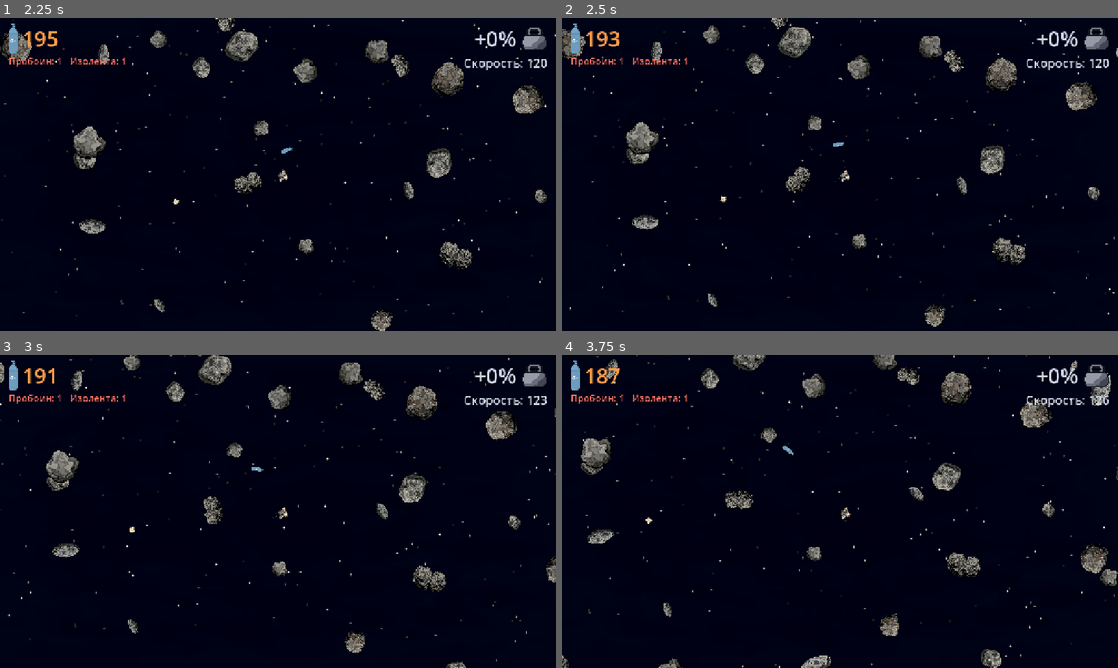
Above: before the commit, frames 1-4 (two rows, left to right).
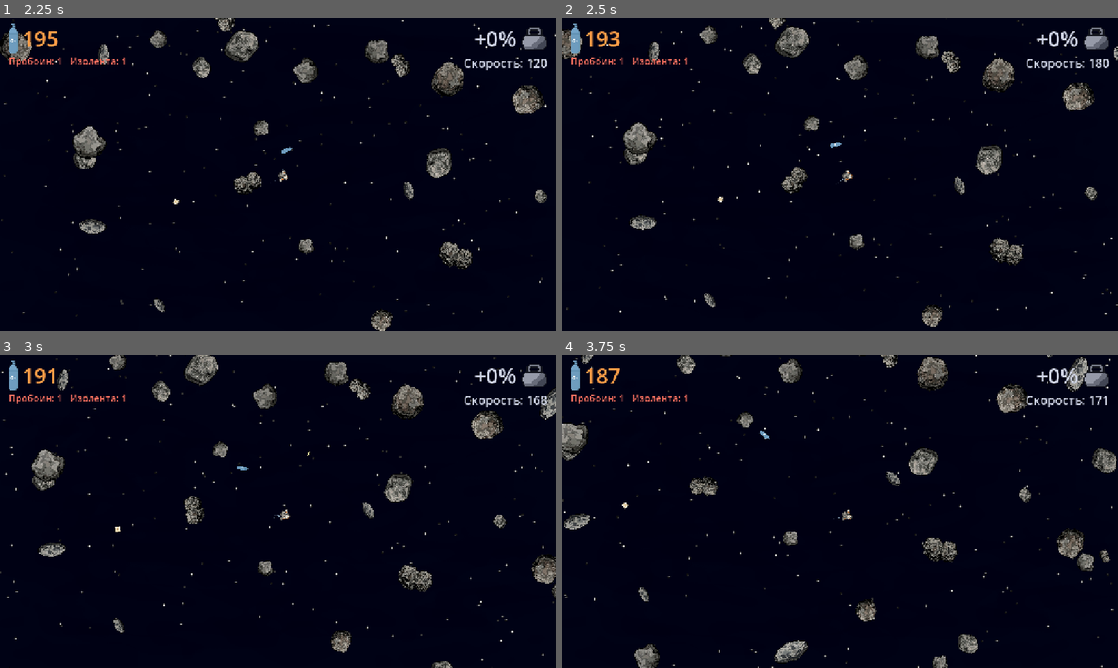
Above: after the commit, the same moments.

Repository: xOnelinx/-space_scrapheap
Game: Godot game, scene res://scenes/main.tscn
Two runs of this game, one before a commit and one after it. Both use one fixed random seed, a clock stepped at 60 frames per second and the inputs below.
Inputs (mouse positions are in pixels of both pictures, inside the frame that each line leads up to):
- Up to frame 1 (2.25 s): click "Начать игру" at 0.5 s; move the mouse to (400, 158) at 1.27 s; hold D (move_right) 1.28-2.03 s; hold Right mouse button (aim) 1.28-2.03 s; click (400, 158) at 1.55 s; move the mouse to (166, 190) at 2.02 s; hold S (move_down) from 2.03 s (still down); click (166, 190) at 2.1 s
- Up to frame 2 (2.5 s): keep holding S (move_down); tap R (shoot, bound only after the commit) at 2.3 s
- Up to frame 3 (3 s): move the mouse to (333, 442) at 2.77 s; release S (move_down) at 2.78 s; hold D (move_right) from 2.78 s (still down); hold R (shoot, bound only after the commit) from 2.78 s (still down)
- Up to frame 4 (3.75 s): right-click (895, 442) at 3.05 s; move the mouse to (812, 574) at 3.52 s; release D (move_right) at 3.53 s; release R (shoot, bound only after the commit) at 3.53 s; hold W (move_up) from 3.53 s (still down); right-click (812, 574) at 3.6 s

Frame 1 is identical in both runs. In frame 2, 4.6% of the frame differs, in the area x 0-100%, y 0-99%; in frame 3, 8.1%; in frame 4, 10%, in the area x 0-100%, y 0-100%.

Commit message:
Пушка на R: отдача назад, попадание толкает и крутит
Co-authored-by: Cursor <cursoragent@cursor.com>

Diff:
--- a/godot/project.godot
+++ b/godot/project.godot
@@ -65,6 +65,11 @@
 "events": [Object(InputEventKey,"resource_local_to_scene":false,"resource_name":"","device":-1,"window_id":0,"alt_press …(190 unchanged characters)…
 ]
 }
+shoot={
+"deadzone": 0.5,
+"events": [Object(InputEventKey,"resource_local_to_scene":false,"resource_name":"","device":-1,"window_id":0,"alt_pressed":false,"shift_pressed":false,"ctrl_pressed":false,"meta_pressed":false,"pressed":false,"keycode":0,"physical_keycode":82,"key_label":0,"unicode":0,"location":0,"echo":false,"script":null)
+]
+}
 move_left={
 "deadzone": 0.5,
 "events": [Object(InputEventKey,"resource_local_to_scene":false,"resource_name":"","device":-1,"window_id":0,"alt_press …(190 unchanged characters)…
--- /dev/null
+++ b/godot/scripts/gun.gd
@@ -0,0 +1,106 @@
+class_name Gun
+extends RefCounted
+
+## Пушка. Выстрел толкает стрелка назад и не впивается. Попадание делит импульс на ход и спин.
+
+const MUZZLE_SPEED := 780.0
+const RECOIL_SPEED := 64.0
+const RANGE := 960.0
+const SPARK_LIFE := 0.16
+
+var rounds: Array[Round] = []
+var sparks: Array[Spark] = []
+
+
+# shortcut: патроны бесконечные, когда пушка будет находкой — конечный запас
+func shoot(host: Wanderer, direction: Vector2) -> void:
+	if direction.length_squared() <= 0.01:
+		return
+	var aim := direction.normalized()
+	var stand: Node2D = host.dock.body if host.dock.docked and not host.dock.inside else null
+	_recoil(host, aim)
+	var round := Round.new()
+	round.pos = host.global_position
+	## Скорость в мире, как у болта гарпуна: собственный ход стрелка в пулю не входит.
+	round.vel = aim * MUZZLE_SPEED
+	round.ignore = stand
+	rounds.append(round)
+
+
+func integrate(host: Wanderer, delta: float) -> void:
+	for i in range(sparks.size() - 1, -1, -1):
+		sparks[i].life -= delta
+		if sparks[i].life <= 0.0:
+			sparks.remove_at(i)
+	for i in range(rounds.size() - 1, -1, -1):
+		if _fly(host, rounds[i], delta):
+			rounds.remove_at(i)
+
+
+func _recoil(host: Wanderer, aim: Vector2) -> void:
+	## С опоры отдача делится и отпускает ноги, как выстрел гарпуна.
+	var back := -aim * RECOIL_SPEED
+	var stood := host.dock.body
+	if host.dock.docked and not host.dock.inside and Body.is_body(stood):
+		var share := SpaceRock.push_share(host.get_mass(), Body.mass(stood))
+		host.velocity = Body.velocity_at(stood, host.global_position) + back * share
+		host.add_body_impulse(stood, -back * host.get_mass() * share, host.global_position)
+		host.undock()
+		return
+	host.add_impulse(back * host.get_mass())
+
+
+func _fly(host: Wanderer, round: Round, delta: float) -> bool:
+	var step := round.vel * delta
+	var dist := step.length()
+	if dist <= 0.001:
+		return true
+	var dir := round.vel.normalized()
+	var room := RANGE - round.flown
+	if room <= 0.0:
+		return true
+	dist = minf(dist, room)
+	var rock := Bodies.along_ray(host.get_tree(), round.pos, dir, dist, round.ignore, true)
+	round.flown += dist
+	if rock != null:
+		var hit_t := Body.ray_distance(rock, round.pos, dir)
+		_strike(host, rock, round.pos + dir * hit_t, dir)
+		return true
+	round.pos += dir * dist
+	return round.flown >= RANGE
+
+
+func _strike(host: Wanderer, rock: Node2D, world_point: Vector2, dir: Vector2) -> void:
+	var spark := Spark.new()
+	spark.at = world_point
+	spark.life = SPARK_LIFE
+	sparks.append(spark)
+	## Импульс в центр: спин пишется отдельно, иначе плечо посчитается дважды.
+	var tip_mass := Wanderer.MASS * RECOIL_SPEED / MUZZLE_SPEED
+	var mass := Body.mass(rock)
+	var rel := (dir * MUZZLE_SPEED - Body.velocity_at(rock, world_point)).dot(dir)
+	if rel <= 0.0 or tip_mass <= 0.0 or mass <= 0.0:
+		return
+	var radius := maxf(Body.hit_radius(rock), 1.0)
+	var lever := world_point - rock.global_position
+	var cross := lever.x * dir.y - lever.y * dir.x
+	var glance := clampf(absf(cross) / radius, 0.0, 1.0)
+	var motion := lerpf(1.0, 0.5, glance)
+	var impulse := rel / ((1.0 / tip_mass) + (1.0 / mass))
+	host.add_body_impulse(rock, dir * motion * impulse, rock.global_position)
+	var inertia := Body.inertia(rock)
+	if inertia <= 0.0 or glance <= 0.0:
+		return
+	rock.set("spin", float(rock.get("spin")) + cross * (1.0 - motion) * impulse / inertia)
+
+
+class Round extends RefCounted:
+	var pos := Vector2.ZERO
+	var vel := Vector2.ZERO
+	var flown := 0.0
+	var ignore: Node2D = null
+
+
+class Spark extends RefCounted:
+	var at := Vector2.ZERO
+	var life := 0.0
--- /dev/null
+++ b/godot/scripts/gun_tool.gd
@@ -0,0 +1,16 @@
+class_name GunTool
+extends Node
+
+## R стреляет к курсору. Один выстрел на нажатие.
+
+
+func _unhandled_input(event: InputEvent) -> void:
+	if event.is_echo() or not event.is_action_pressed(&"shoot"):
+		return
+	var host := get_parent() as Wanderer
+	if host == null or not host.accepts_input():
+		return
+	host.fire_gun()
+	var viewport := get_viewport()
+	if viewport != null:
+		viewport.set_input_as_handled()
--- /dev/null
+++ b/godot/scripts/gun_view.gd
@@ -0,0 +1,34 @@
+class_name GunView
+extends Node2D
+
+## Короткий след пули и искра попадания.
+
+
+var _gun: Gun
+
+
+func _ready() -> void:
+	z_index = 2
+	z_as_relative = true
+
+
+func show_gun(gun: Gun) -> void:
+	_gun = gun
+	queue_redraw()
+
+
+func _draw() -> void:
+	if _gun == null:
+		return
+	for round in _gun.rounds:
+		if round.vel.length_squared() < 1.0:
+			continue
+		var at := to_local(round.pos)
+		var tail := to_local(round.pos - round.vel.normalized() * 12.0)
+		draw_line(tail, at, Color(1.0, 0.94, 0.62), 2.0, false)
+	for spark in _gun.sparks:
+		var fade := clampf(spark.life / Gun.SPARK_LIFE, 0.0, 1.0)
+		var at := to_local(spark.at)
+		var color := Color(1.0, 0.62, 0.2, fade)
+		draw_line(at + Vector2(-3, 0), at + Vector2(3, 0), color, 1.0, false)
+		draw_line(at + Vector2(0, -3), at + Vector2(0, 3), color, 1.0, false)
--- a/godot/scripts/wanderer.gd
+++ b/godot/scripts/wanderer.gd
@@ -9,6 +9,7 @@
 ## ПКМ — курс до края экрана и стрелка скорости (спин опоры).
 ## Сила толчка — по расстоянию курсора: дальше сильнее, ближе слабее.
 ## Кислород — узел Oxygen. Секунда зажатого толчка — потом 5 секунд двойного расхода.
+## R — кинетический выстрел к курсору. Отдача назад, пуля не впивается.
 
 signal pushed(desired: Vector2, charge: float)
 signal dock_changed(docked: bool, body: Node2D)
@@ -55,6 +56,7 @@
 
 var dock := Dock.new()
 var tether := Tether.new()
+var gun := Gun.new()
 ## Тросы, у которых оба конца уже сидят на телах. Q их не снимает.
 var fixed_ropes: Array[Tether] = []
 var _ride: Tether = null
@@ -91,6 +93,9 @@
 	var rope := TetherView.new()
 	rope.name = "TetherView"
 	add_child(rope)
+	var shots := GunView.new()
+	shots.name = "GunView"
+	add_child(shots)
 	DeathScreen.clear_orphans(get_tree())
 	_oxygen = Oxygen.new()
 	_oxygen.name = "Oxygen"
@@ -134,6 +139,9 @@
 	var harpoon := HarpoonTool.new()
 	harpoon.name = "HarpoonTool"
 	add_child(harpoon)
+	var gun_tool := GunTool.new()
+	gun_tool.name = "GunTool"
+	add_child(gun_tool)
 	var hatch := HatchTool.new()
 	hatch.name = "HatchTool"
 	add_child(hatch)
@@ -277,6 +285,7 @@
 func _physics_process(delta: float) -> void:
 	## Концы троса сдвигаются до шага героя, иначе ездок отстаёт на кадр.
 	_step_fixed_ropes(delta)
+	gun.integrate(self, delta)
 	_step_motion(delta)
 	_publish_views()
 
@@ -387,6 +396,7 @@
 func _publish_views() -> void:
 	_publish_aim()
 	_publish_rope()
+	_publish_gun()
 	_publish_warning()
 	_publish_leaks()
 
@@ -427,6 +437,13 @@
 		home = tether.home_global()
 	view.show_rope(tip, tether.flying(), tether.linked(), tether.burst_at, age, tether.muzzle_at, tether.muzzle_dir, muzzle_age, tether.burst_dir, tether.jaw_angle(), home, tether.pinned())
 	view.show_fixed(fixed_ropes)
+
+
+func _publish_gun() -> void:
+	var view := get_node_or_null("GunView") as GunView
+	if view == null:
+		return
+	view.show_gun(gun)
 
 
 func _publish_warning() -> void:
@@ -915,6 +932,15 @@
 	return to_target
 
 
+func fire_gun(direction: Vector2 = Vector2.ZERO) -> void:
+	if dock.inside or _dead or _ride != null:
+		return
+	var aim := direction
+	if aim.length_squared() <= 0.01:
+		aim = _aim_dir()
+	gun.shoot(self, aim)
+
+
 func fire_harpoon(direction: Vector2) -> void:
 	if dock.inside or _dead:
 		return
--- /dev/null
+++ b/godot/tests/verify_gun.gd
@@ -0,0 +1,93 @@
+extends "res://tests/scene_check.gd"
+
+## Пушка: отдача, попадание делит ход и спин, изнутри выстрела нет.
+
+
+func _initialize() -> void:
+	call_deferred("_run")
+
+
+func _run() -> void:
+	var scene := await boot()
+	if scene == null:
+		return
+	var wanderer: Wanderer = scene.get_node("Wanderer")
+	wanderer.set_physics_process(false)
+	if not _check_hit(scene, wanderer):
+		return
+	if not _check_kick_off(scene, wanderer):
+		return
+	if not _check_inside(scene, wanderer):
+		return
+	print("GUN_OK")
+	quit(0)
+
+
+func _check_hit(scene: Node, wanderer: Wanderer) -> bool:
+	var rock := scene.get_node("Bodies/StaticMid") as SpaceRock
+	_quiet(rock)
+	rock.rotation = 0.0
+	rock.global_position = Vector2(120000, 120000)
+	wanderer.undock()
+	wanderer.velocity = Vector2.ZERO
+	var rim := rock.get_hit_radius() * 0.65
+	wanderer.global_position = rock.global_position + Vector2(-(rock.get_hit_radius() + 80.0), rim)
+	wanderer.fire_gun(Vector2.RIGHT)
+	if absf(wanderer.velocity.x + Gun.RECOIL_SPEED) > 0.05 or absf(wanderer.velocity.y) > 0.05:
+		fail("Выстрел в пустоте не отдал назад: %s" % wanderer.velocity)
+		return false
+	for _i in 12:
+		wanderer.gun.integrate(wanderer, 0.05)
+	if rock.drift_velocity.x <= 1.0 or absf(rock.spin) <= 0.05:
+		fail("Боковое попадание не поделило ход и спин: v %.1f w %.3f" % [rock.drift_velocity.x, rock.spin])
+		return false
+	if wanderer.gun.rounds.size() != 0:
+		fail("Пуля осталась после попадания")
+		return false
+	return true
+
+
+func _check_kick_off(scene: Node, wanderer: Wanderer) -> bool:
+	var rock := scene.get_node("Bodies/StaticNear") as SpaceRock
+	_quiet(rock)
+	rock.global_position = Vector2(-120000, -120000)
+	wanderer.gun.rounds.clear()
+	wanderer.undock()
+	wanderer.velocity = Vector2.ZERO
+	wanderer.global_position = rock.global_position + Vector2(0, -rock.get_hit_radius() - 14.0)
+	wanderer.dock_to(rock, Vector2.UP)
+	wanderer.fire_gun(Vector2.RIGHT)
+	if wanderer.dock.docked or wanderer.velocity.x >= -1.0:
+		fail("Выстрел с камня не оттолкнул")
+		return false
+	if rock.drift_velocity.x <= 0.01:
+		fail("Опора не получила отдачу выстрела")
+		return false
+	wanderer.gun.integrate(wanderer, 0.05)
+	if wanderer.gun.rounds.is_empty():
+		fail("Пуля сразу села в камень под ногами")
+		return false
+	return true
+
+
+func _check_inside(scene: Node, wanderer: Wanderer) -> bool:
+	var hull := scene.get_node("Bodies/HullFed01") as SpaceRock
+	_quiet(hull)
+	wanderer.gun.rounds.clear()
+	wanderer.undock()
+	wanderer.global_position = hull.global_position
+	if not wanderer.enter_interior(hull):
+		fail("Для проверки пушки не пустил внутрь")
+		return false
+	var kept := wanderer.velocity
+	wanderer.fire_gun(Vector2.RIGHT)
+	if wanderer.gun.rounds.size() != 0 or wanderer.velocity.distance_to(kept) > 0.01:
+		fail("Внутри корпуса пушка выстрелила")
+		return false
+	return true
+
+
+func _quiet(rock: SpaceRock) -> void:
+	rock.sync_to_physics = false
+	rock.spin = 0.0
+	rock.drift_velocity = Vector2.ZERO
Not shown, added: godot/scripts/gun.gd.uid
Not shown, added: godot/scripts/gun_tool.gd.uid
Not shown, added: godot/scripts/gun_view.gd.uid
Not shown, added: godot/tests/verify_gun.gd.uid
Not shown, changed: GAME.md
Not shown, changed: PLAN.md
Not shown, changed: README.md
